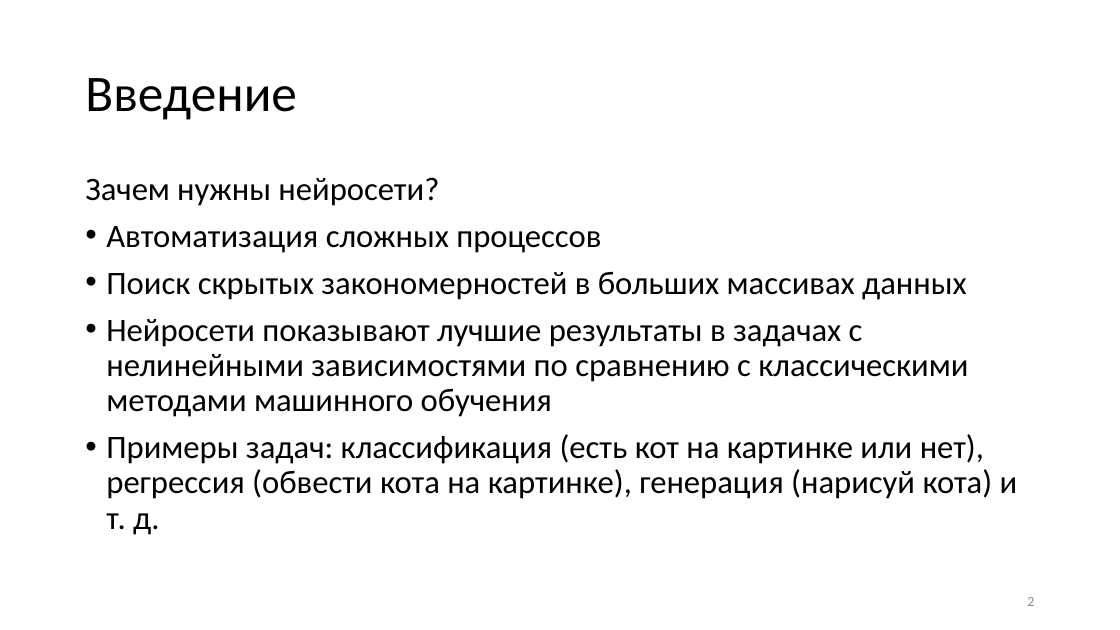
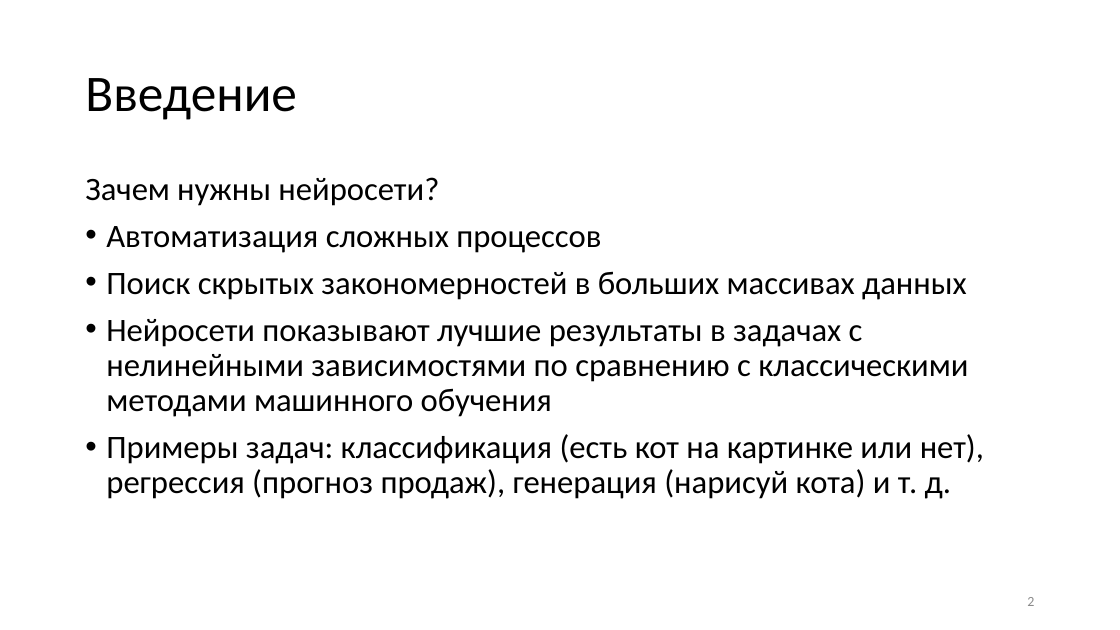
Before and after one commit to VictorAboba/Masters_lec, a slide deck: slide 2 of Lecture_1/neiron_layer_mlp.pptx. Drawn at 1120x630 pixels with LibreOffice and Linux fonts; fonts in the diff are those of the drawing. Boxes give left, top, right and bottom in pixels: in the first picture for what was removed or moved away, otherwise in the second. Text is boxed around its words. In the diff, an @@ line names an element or a change of style, - is before the commit and + after.

```diff
--- a/Lecture_1/neiron_layer_mlp.pptx
+++ b/Lecture_1/neiron_layer_mlp.pptx
@@ text at <box>106,434,984,499</box>: text changed @@
-• Примеры задач: классификация (есть кот на картинке или нет), регрессия (обвести кота на картинке), генерация (нарисуй кота) и т. д.
+• Примеры задач: классификация (есть кот на картинке или нет), регрессия (прогноз продаж), генерация (нарисуй кота) и т. д.
```
Also in this commit, not shown: 13 other slides changed, 5 slides added, 1 slide removed, 1 other file.
